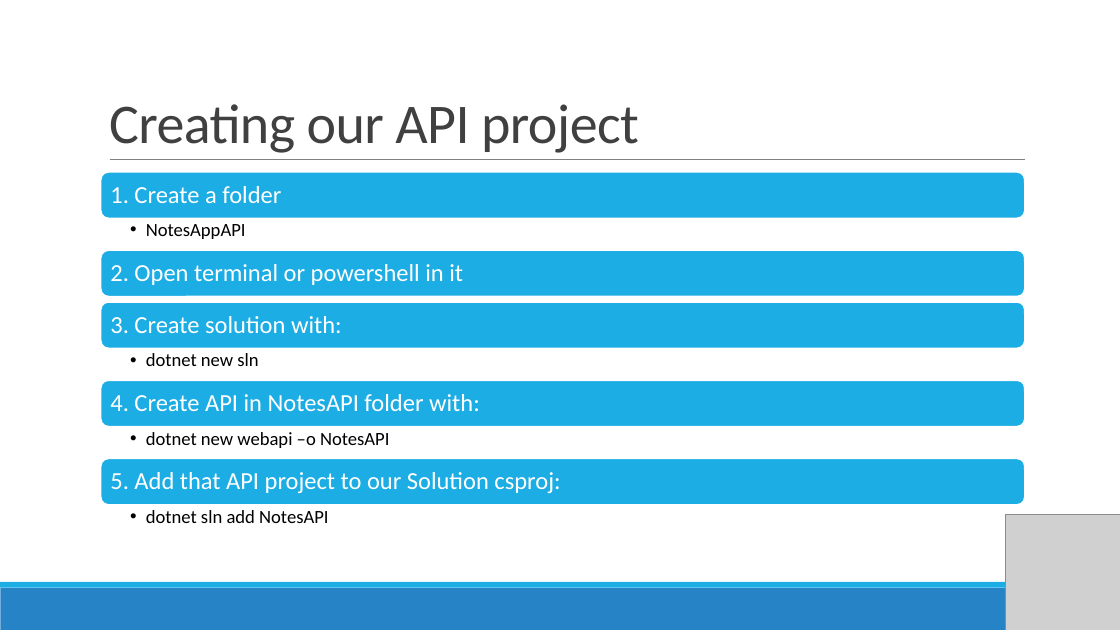
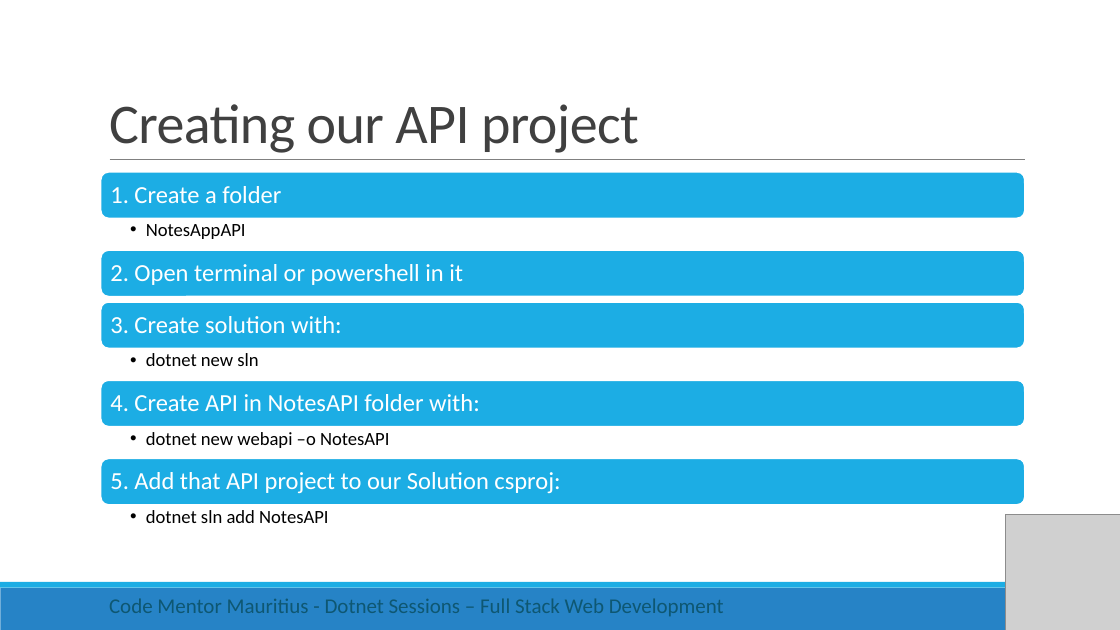
Before and after one commit to rishigujadhur1/Slides, a slide deck: slide 8 of Dotnet/dotnet Session 1.pptx. Drawn at 1120x630 pixels with LibreOffice and Linux fonts; fonts in the diff are those of the drawing; grey boxes stand for pictures. Boxes give left, top, right and bottom in pixels: in the first picture for what was removed or moved away, otherwise in the second. Text is boxed around its words. In the diff, an @@ line names an element or a change of style, - is before the commit and + after.

Commit message:
Dotnet Session 2 - Login/Register

```diff
--- a/Dotnet/dotnet Session 1.pptx
+++ b/Dotnet/dotnet Session 1.pptx
@@ text added at [109,598,724,616], 18 pt, text #0E5772 @@
+Code Mentor Mauritius - Dotnet Sessions – Full Stack Web Development
```
Also in this commit, not shown: 15 other slides changed, 3 other files.
